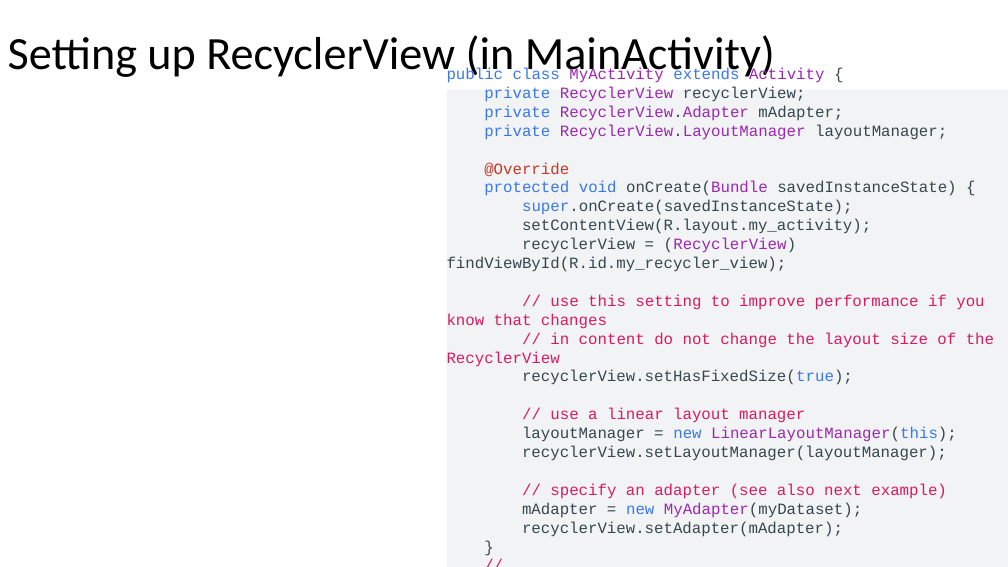
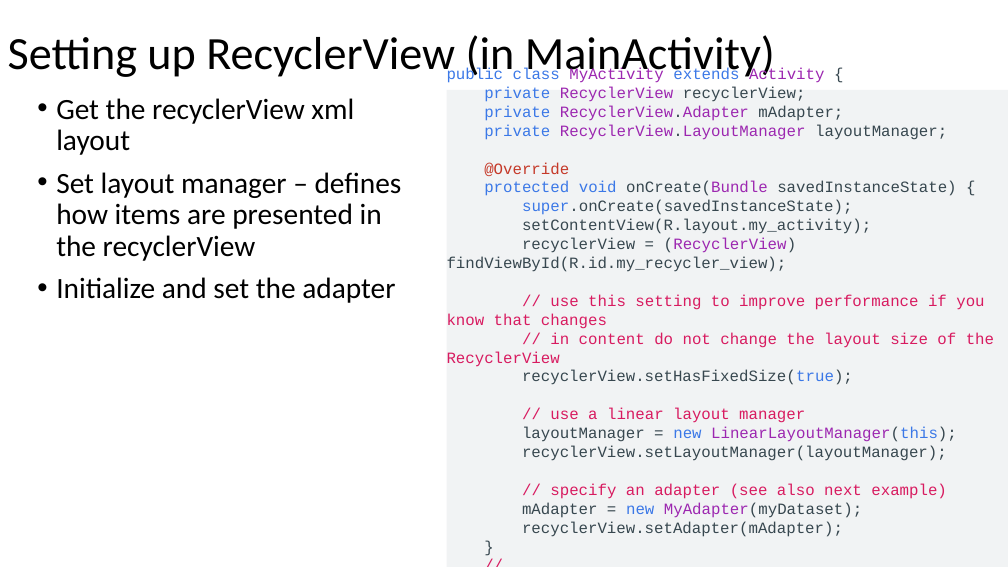
Before and after one commit to russellu/cs230, a slide deck: slide 4 of Lecture_05.pptx (slide 5 before the commit). Drawn at 1008x567 pixels with LibreOffice and Linux fonts; fonts in the diff are those of the drawing. Boxes give left, top, right and bottom in pixels: in the first picture for what was removed or moved away, otherwise in the second. Text is boxed around its words. In the diff, an @@ line names an element or a change of style, - is before the commit and + after.

```diff
--- a/Lecture_05.pptx
+++ b/Lecture_05.pptx
@@ text added at <box>56,98,402,303</box>, 28 pt, text #000000 @@
+• Get the recyclerView xml layout
+• Set layout manager – defines how items are presented in the recyclerView
+• Initialize and set the adapter
```
Also in this commit, not shown: 3 other slides changed, 4 slides added, 1 slide removed, 4 other files.
